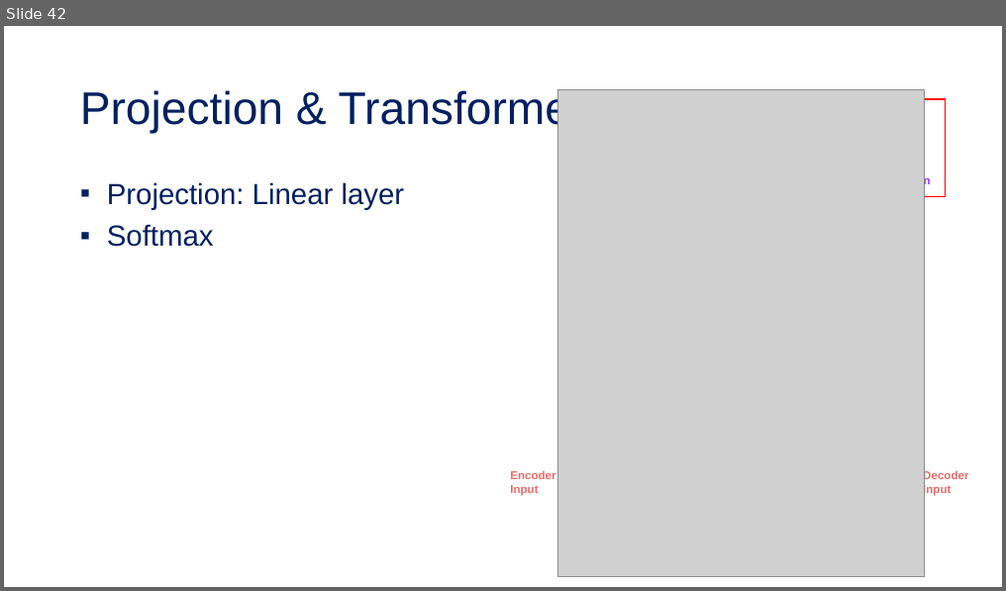
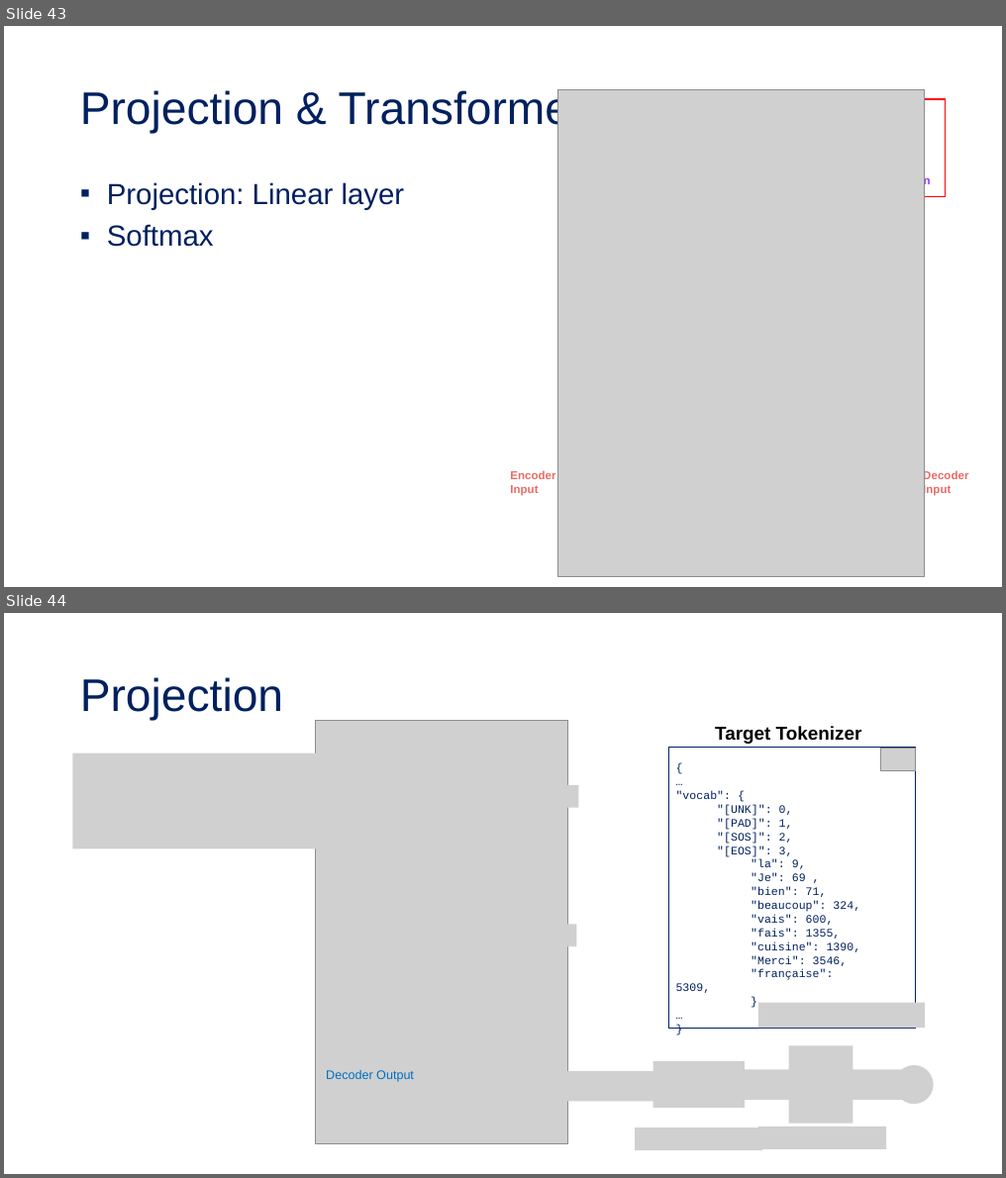
Before and after one commit to tanquangduong/transformer-pt, a slide deck: presentation/Introduction to Transformer.pptx. Shown one above the other, each under a label of ours: slide 42 before the commit, slides 43 and 44 after it. The pictures are 1006x591 and 1006x1178 pixels, drawn with LibreOffice and Linux fonts; fonts in the diff are those of the drawing; grey boxes stand for pictures. Boxes give left, top, right and bottom in pixels: in the first picture for what was removed or moved away, otherwise in the second. Text is boxed around its words. In the diff, an @@ line names an element or a change of style, - is before the commit and + after.

```diff
--- a/presentation/Introduction to Transformer.pptx
+++ b/presentation/Introduction to Transformer.pptx
@@ slide 44 added at <box>4,613,1002,1174</box>, background #FFFFFF @@
@@ title added at <box>80,677,283,721</box>, 44 pt, text #002060 @@
+Projection
@@ picture added at <box>316,720,567,1145</box> @@
@@ text added at <box>715,726,862,744</box>, 18 pt, text #000000, bold @@
+Target Tokenizer
@@ picture added at <box>73,753,408,849</box> @@
@@ rectangle added at <box>668,747,916,1028</box>, outline #002060 0.75 pt @@
@@ picture added at <box>880,748,916,771</box> @@
@@ picture added at <box>450,785,579,808</box> @@
@@ text added at <box>676,791,861,993</box>, 11 pt, text #002060 @@
+{
+…
+"vocab": {
+"[UNK]": 0,
+"[PAD]": 1,
+"[SOS]": 2,
+"[EOS]": 3,
+"la": 9,
+"Je": 69 ,
+"bien": 71,
+"beaucoup": 324,
+"vais": 600,
+"fais": 1355,
+"cuisine": 1390,
+"Merci": 3546,
+"française": 5309,
+}
+…
+}
@@ picture added at <box>449,925,576,947</box> @@
@@ picture added at <box>758,1003,925,1029</box> @@
@@ picture added at <box>788,1047,853,1124</box> @@
@@ picture added at <box>317,1083,436,1106</box> @@
@@ text added at <box>326,1070,414,1082</box>, 12 pt, text #0070C0 @@
+Decoder Output
@@ picture added at <box>450,1063,481,1093</box> @@
@@ picture added at <box>528,1071,660,1101</box> @@
@@ picture added at <box>653,1061,745,1108</box> @@
@@ picture added at <box>734,1069,798,1100</box> @@
@@ picture added at <box>842,1069,906,1100</box> @@
@@ picture added at <box>895,1065,934,1104</box> @@
@@ picture added at <box>635,1128,763,1151</box> @@
@@ picture added at <box>758,1127,887,1149</box> @@
@@ what was slide 42 is now slide 43 @@
```
Also in this commit, not shown: 8 slides changed, 3 other slides added, 7 other files.
